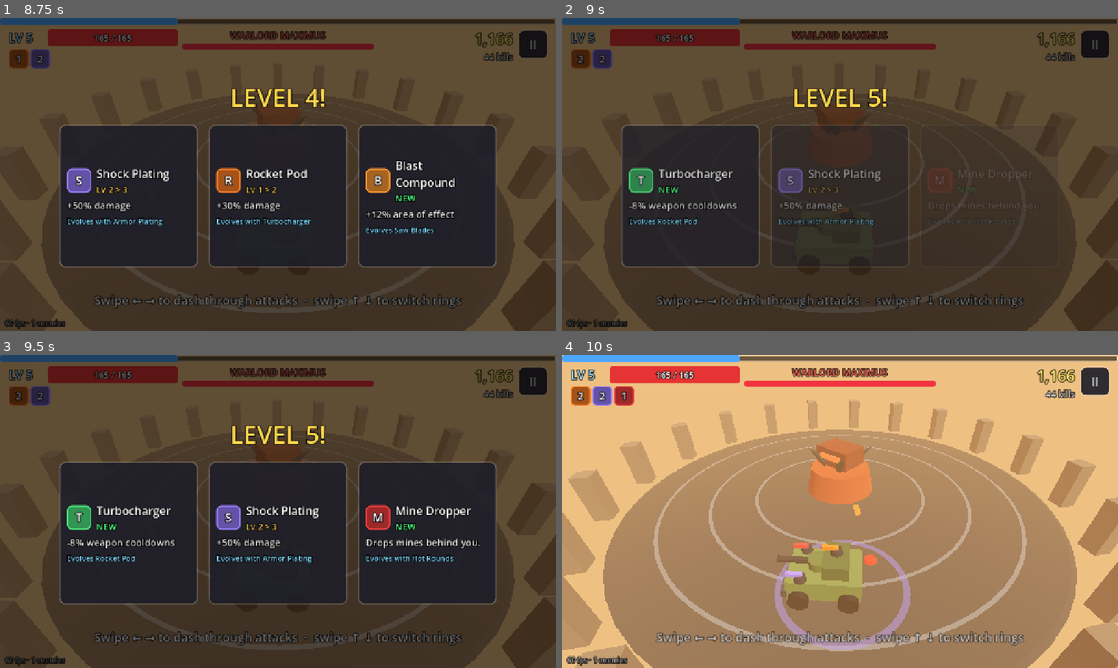
Above: before the commit, frames 1-4 (two rows, left to right).
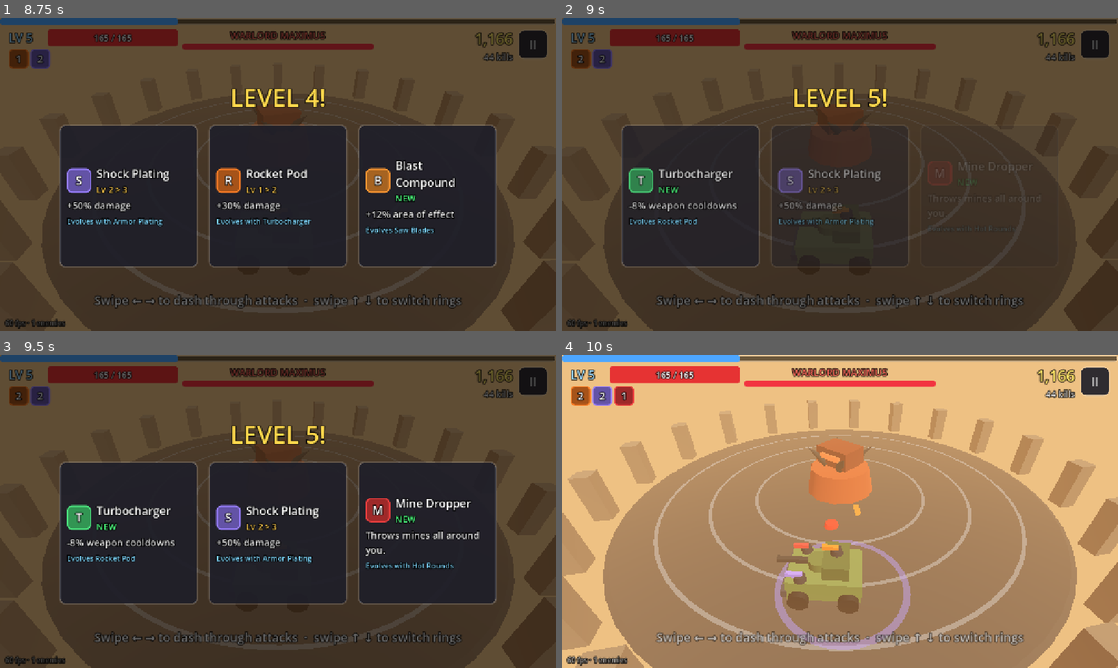
Above: after the commit, the same moments.

Repository: dnis-p/MMS
Game: Godot game, scene res://scenes/main.tscn
Two runs of this game, one before a commit and one after it. Both use one fixed random seed, a clock stepped at 60 frames per second and the inputs below.
Inputs (mouse positions are in pixels of both pictures, inside the frame that each line leads up to):
- Up to frame 1 (8.75 s): click (122, 215) at 0.52 s; tap Enter at 1.25 s; move the mouse to (400, 158) at 1.27 s; hold D (steer_right) 1.28-2 s; hold W (ring_in) 1.28-2 s; click (400, 158) at 1.42 s; drag from (166, 190) to (250, 237) at 2.02 s; move the mouse to (333, 105) at 2.77 s; hold D (steer_right) 2.78-3.5 s; tap P at 2.85 s; click "Skip to boss (test)" at 3.5 s; drag from (250, 237) to (111, 127) at 4.27 s; move the mouse to (444, 221) at 5.02 s; hold A (steer_left) 5.03-5.75 s; hold S (ring_out) 5.03-5.75 s; drag from (111, 127) to (194, 96) at 5.77 s; move the mouse to (305, 174) at 6.52 s; hold Down 6.53-7.25 s; hold W (ring_in) 6.53-7.25 s; click (305, 174) at 6.67 s; drag from (194, 96) to (166, 190) at 7.27 s; click (127, 196) at 8.02 s
- Up to frame 2 (9 s): click (840, 196) at 8.77 s
- Up to frame 3 (9.5 s): no input
- Up to frame 4 (10 s): click (990, 533) at 9.52 s

Frame 1 is identical in both runs. In frame 2, 0.2% of the frame differs, in the area x 65-85%, y 45-68%; in frame 3, 1.8%, in the area x 65-87%, y 45-69%; in frame 4, 0.1%.

Commit message:
Mine Dropper: throw mines in random directions around the vehicle
Co-Authored-By: Claude Opus 5.5 <noreply@anthropic.com>

Diff:
--- a/scripts/data/defs.gd
+++ b/scripts/data/defs.gd
@@ -135,11 +135,11 @@
 		"evolved": {"dmg": 22.0, "count": 6, "orbit": 4.4, "spin": 4.5, "size": 1.6},
 	},
 	"mines": {
-		"name": "Mine Dropper", "desc": "Drops mines behind you.",
+		"name": "Mine Dropper", "desc": "Throws mines all around you.",
 		"up": ["", "+40% damage", "faster drops", "+30% blast radius", "drops 2 mines"],
 		"evo": "hot", "evo_name": "Napalm Mines", "evo_desc": "Mines leave burning pools.",
 		"color": Color(0.95, 0.25, 0.25),
-		"life": 9.0, "arm_time": 0.4, "trigger_radius": 1.3, "back_dist": 2.0, "side_min": 0.5, "side_max": 2.5,
+		"life": 9.0, "arm_time": 0.4, "trigger_radius": 1.3, "throw_min": 5.0, "throw_max": 12.0, "throw_arc": 3.0,
 		"levels": [
 			{"dmg": 30.0, "count": 1, "aoe": 2.6, "cd": 1.3},
 			{"dmg": 42.0, "count": 1, "aoe": 2.6, "cd": 1.3},
--- a/scripts/game/projectiles.gd
+++ b/scripts/game/projectiles.gd
@@ -151,9 +151,21 @@
 		var kind := p_kind[i]
 		p_life[i] -= delta
 		if kind == MINE:
-			var armed := p_life[i] < _mine_arm_life
+			# A mine flies for its arming time, then sits on the ground as a trap.
+			var flight := p_life[i] - _mine_arm_life
+			var at := p_pos[i]
+			if flight > 0.0:
+				var mines: Dictionary = Defs.WEAPONS["mines"]
+				var u: float = 1.0 - flight / mines["arm_time"]
+				at += p_vel[i] * delta
+				at.y = 4.0 * mines["throw_arc"] * u * (1.0 - u)
+				p_pos[i] = at
+				continue
+			if at.y != 0.0:
+				at.y = 0.0
+				p_pos[i] = at
 			var trigger := p_life[i] <= 0.0
-			if armed and not trigger:
+			if not trigger:
 				_tmp.clear()
 				enemies.query(p_pos[i], Defs.WEAPONS["mines"]["trigger_radius"], _tmp)
 				trigger = not _tmp.is_empty()
--- a/scripts/game/run.gd
+++ b/scripts/game/run.gd
@@ -522,6 +522,13 @@
 	return phase == Phase.BOSS or phase == Phase.CLEAR
 
 
+## Keeps a thrown object on the arena floor during a boss fight.
+func keep_in_play(p: Vector3) -> Vector3:
+	if not is_boss_phase():
+		return p
+	return ARENA_CENTER + (p - ARENA_CENTER).limit_length(Defs.ARENA["floor_radius"])
+
+
 func boss_name() -> String:
 	return String(biome["boss"])
 
--- a/scripts/game/weapons.gd
+++ b/scripts/game/weapons.gd
@@ -14,7 +14,6 @@
 var _saws: Array[MeshInstance3D] = []
 var _saw_angle := 0.0
 var _tmp: Array = []
-var _mine_side := 1.0
 
 
 func _ready() -> void:
@@ -303,13 +302,13 @@
 func _drop_mines(player: Player, lvl: int, evo: bool, dm: float, am: float) -> float:
 	var d: Dictionary = Defs.WEAPONS["mines"]
 	var st := Defs.weapon_stats("mines", lvl, evo)
-	var back := -player.velocity.normalized() if player.velocity.length() > 0.5 else Vector3.BACK
-	var right := back.cross(Vector3.UP)
+	var from := player.global_position
+	from.y = 0.0
 	for k in st["count"]:
-		_mine_side = -_mine_side
-		var p: Vector3 = player.global_position + back * d["back_dist"] + right * _mine_side * randf_range(d["side_min"], d["side_max"])
-		p.y = 0.0
-		run.projectiles.fire(Projectiles.MINE, p, Vector3.ZERO, st["dmg"] * dm, d["life"], 0, st["aoe"] * am, -1, Projectiles.FLAG_NAPALM if evo else 0)
+		var a := randf() * TAU
+		var to: Vector3 = run.keep_in_play(from + Vector3(cos(a), 0, sin(a)) * randf_range(d["throw_min"], d["throw_max"]))
+		var vel: Vector3 = (to - from) / d["arm_time"]
+		run.projectiles.fire(Projectiles.MINE, from, vel, st["dmg"] * dm, d["life"], 0, st["aoe"] * am, -1, Projectiles.FLAG_NAPALM if evo else 0)
 	return st["cd"]
 
 
